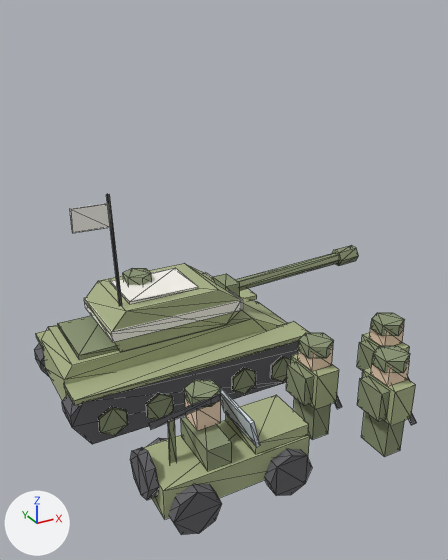
Before and after pictures for a commit that changed the glTF model web/public/models/ages/modern/army.glb.
Rendered twice from a 50 mm camera at (-0.772, -1.243, 0.998) aimed at (-0.09, -0.003, 0.378). The axes (+X, +Y, +Z) are drawn at lower left. The lights are the same throughout. The picture after the commit comes second. Mesh edges are drawn as thin lines. Vertices at exactly the same position are counted once.

The first picture shows 'modern_army'.
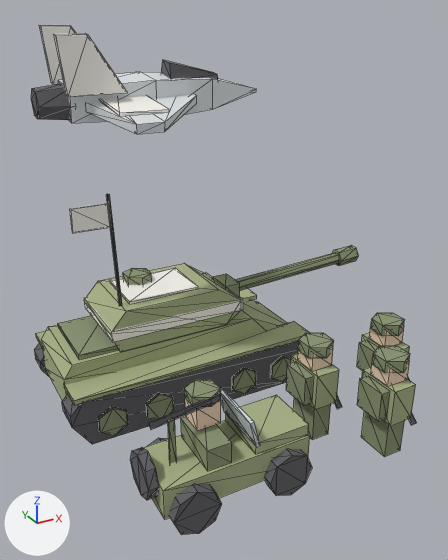
Boxes [x1, y1, x2, y2] around the edits, measured in the pictures (448 x 560 px):
'modern_army', reshaped (49% taller): before [34, 194, 417, 535]; after [31, 25, 417, 535]
part 1 of me_modern_army, added: after [31, 84, 70, 120]
part 2 of me_modern_army, added: after [86, 94, 197, 134]
part 3 of me_modern_army, added: after [58, 72, 257, 123]
part 4 of me_modern_army, added: after [39, 25, 218, 116]

The change, as a list of edits to the scene's bpy script:
```text
Add mat_ages_navy_light:
    mat_ages_navy_light = principled_material('ages_navy_light')
    mat_ages_navy_light.base_color = (0.725, 0.757, 0.776)  # light grey #dde2e4
    mat_ages_navy_light.roughness = 1.0
Change me_modern_army:
    used by ob_modern_army
    remove me_modern_army.from_pydata(...)  # 570 vertices, 916 faces; spans x -0.5..0.5, y -0.39..0.39, z 0.0..0.597
    add me_modern_army.from_pydata(...)  # 644 vertices, 1036 faces; spans x -0.5..0.5, y -0.39..0.39, z 0.0..0.964
    me_modern_army part 1: a new loose piece, a 6-sided cut cone along x (radius 0.032 at the low end, 0.04 at the high end) spanning x -0.476..-0.402, y 0.068..0.148, z 0.778..0.852, in mat_ages_black (dark grey #626266)
    me_modern_army part 2: a new loose piece of 16 vertices spanning x -0.381..-0.122, y -0.113..0.33, z 0.776..0.848, in mat_ages_navy_light (light grey #dde2e4)
    me_modern_army part 3: a new loose piece of 14 vertices spanning x -0.413..0.063, y 0.059..0.163, z 0.771..0.864, in mat_ages_navy_light (light grey #dde2e4)
    me_modern_army part 4
    24 vertices are added at x -0.439..-0.054, y -0.051..0.265, z 0.802..0.962
    8 new vertices lie (0.0, 0.017, 0.002) away from vertices in x -0.439..-0.296, y 0.028..0.151, z 0.833..0.962
    12 new faces join them, mat_ages_black (dark grey #626266)
    36 new faces join them, mat_team (white #f7f5ed)
    add me_modern_army.materials.append(mat_ages_navy_light)  # light grey #dde2e4
```
